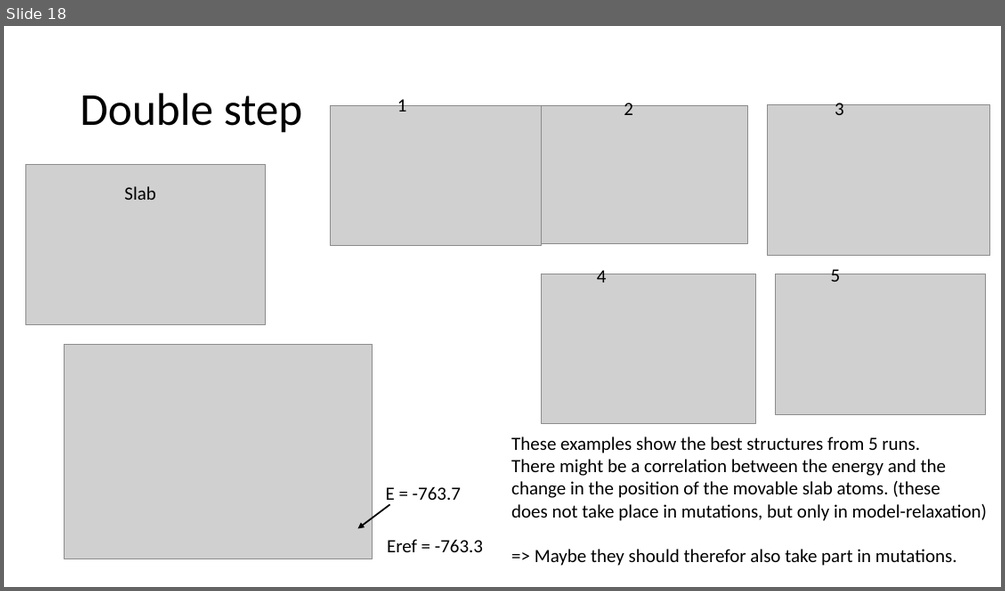
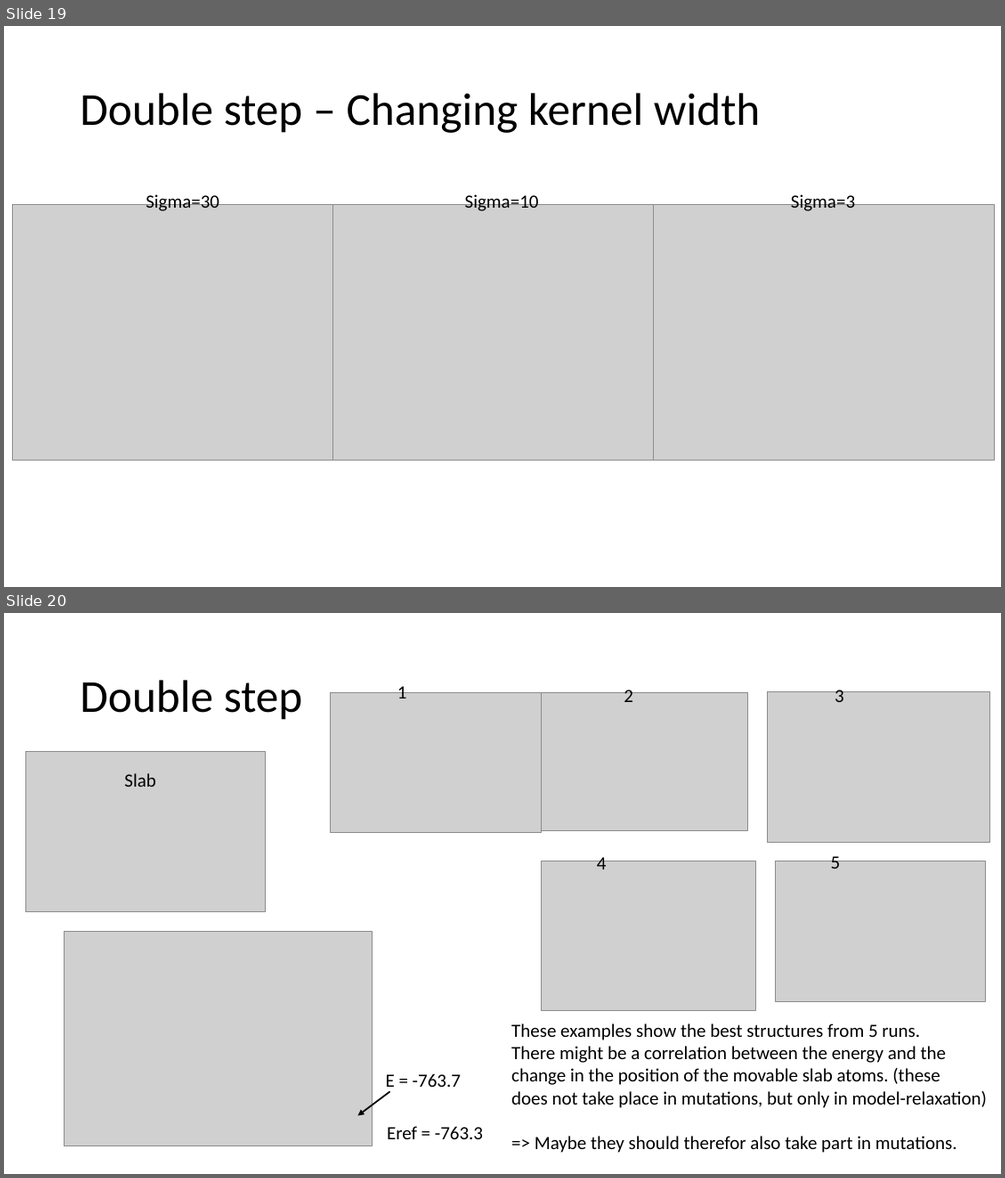
Before and after one commit to MaltheBisbo/learningForces, a slide deck: progress.pptx. Shown one above the other, each under a label of ours: slide 18 before the commit, slides 19 and 20 after it. The pictures are 1005x591 and 1005x1178 pixels, drawn with LibreOffice and Linux fonts; fonts in the diff are those of the drawing; grey boxes stand for pictures. Boxes give left, top, right and bottom in pixels: in the first picture for what was removed or moved away, otherwise in the second. Text is boxed around its words. In the diff, an @@ line names an element or a change of style, - is before the commit and + after.

```diff
--- a/progress.pptx
+++ b/progress.pptx
@@ slide 19 added at (x1=4, y1=26, x2=1001, y2=587), background #FFFFFF @@
@@ title added at (x1=80, y1=93, x2=760, y2=133), 44 pt, text #000000 @@
+Double step – Changing kernel width
@@ picture added at (x1=12, y1=205, x2=353, y2=460) @@
@@ text added at (x1=146, y1=192, x2=219, y2=211), 18 pt, text #000000 @@
+Sigma=30
@@ picture added at (x1=332, y1=205, x2=672, y2=460) @@
@@ text added at (x1=465, y1=192, x2=539, y2=211), 18 pt, text #000000 @@
+Sigma=10
@@ picture added at (x1=653, y1=205, x2=994, y2=460) @@
@@ text added at (x1=791, y1=192, x2=855, y2=211), 18 pt, text #000000 @@
+Sigma=3
@@ what was slide 18 is now slide 20 @@
```
Also in this commit, not shown: 1 slide changed, 6 other slides added.
